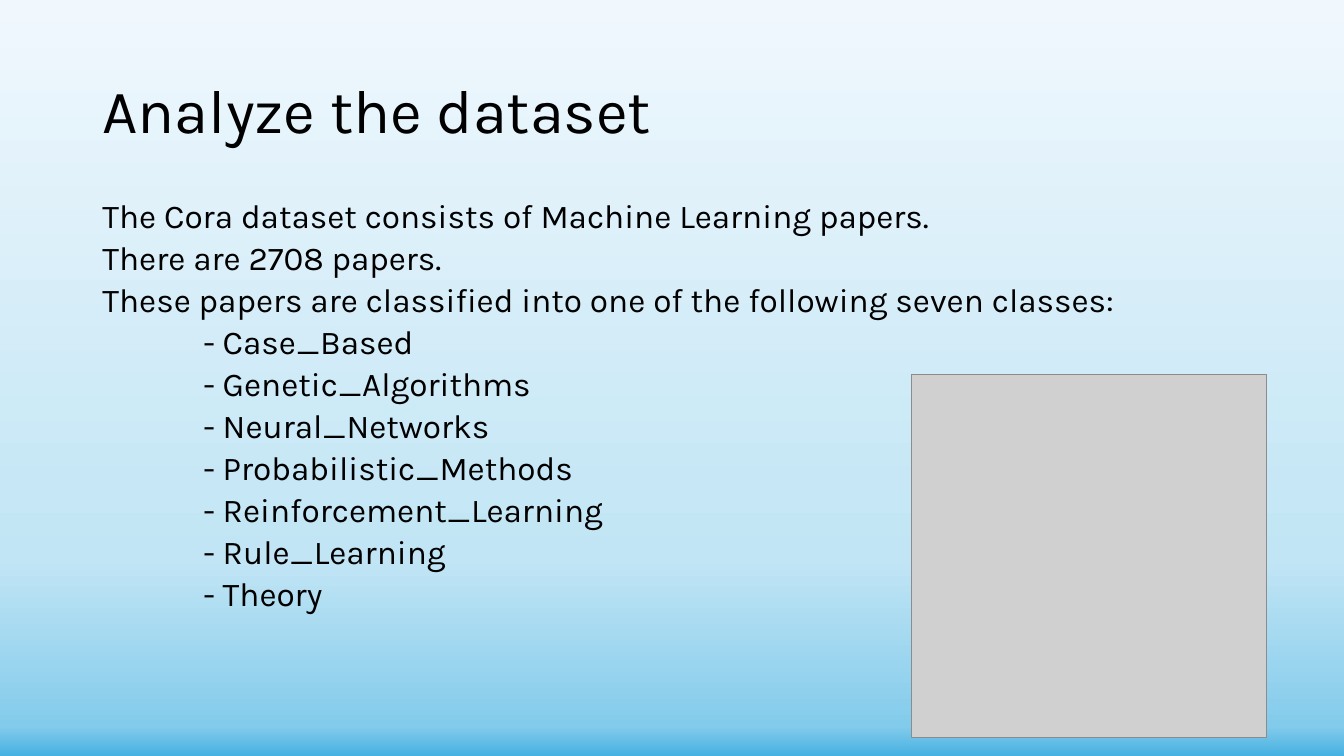
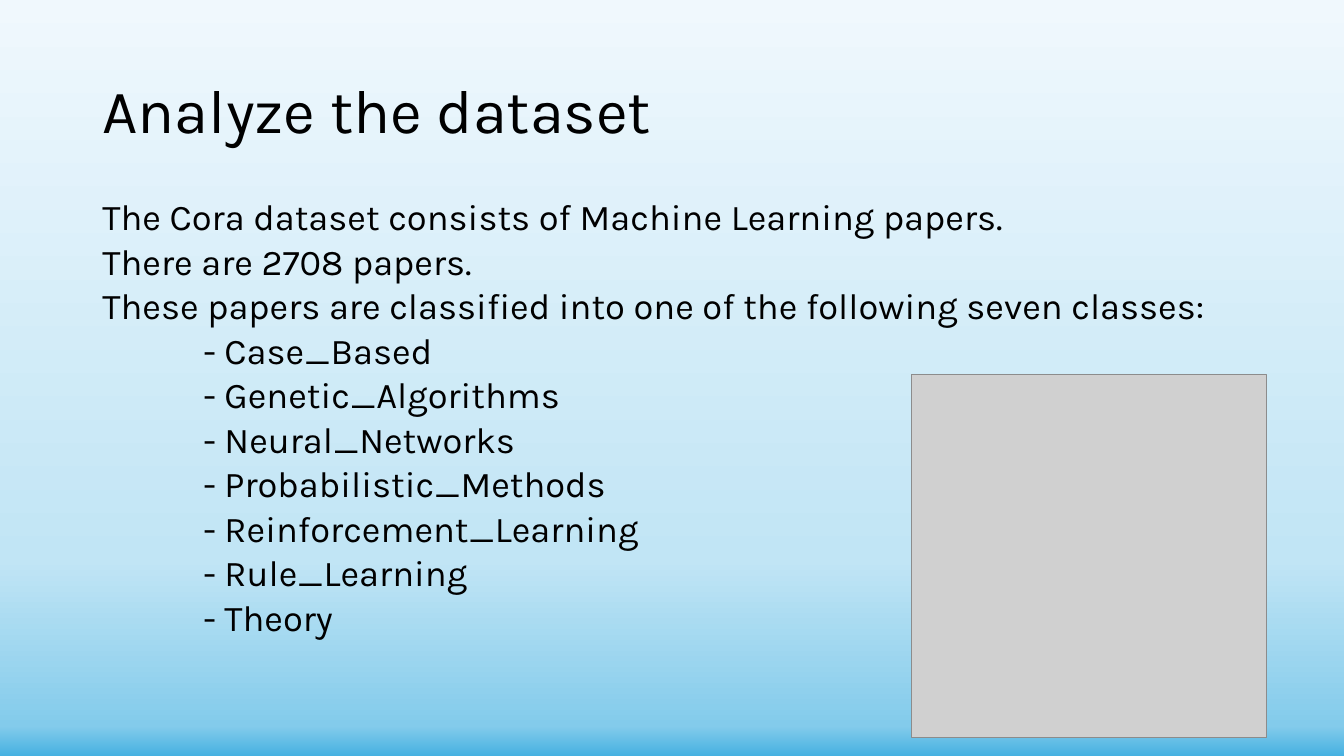
Before and after one commit to shachar700/Graph-Embedding, a slide deck: slide 7 of doc/Graph-Embedding Presentation.pptx. Drawn at 1344x756 pixels with LibreOffice and Linux fonts; fonts in the diff are those of the drawing; grey boxes stand for pictures. Boxes give left, top, right and bottom in pixels: in the first picture for what was removed or moved away, otherwise in the second. Text is boxed around its words. In the diff, an @@ line names an element or a change of style, - is before the commit and + after.

```diff
--- a/doc/Graph-Embedding Presentation.pptx
+++ b/doc/Graph-Embedding Presentation.pptx
@@ text "The Cora dataset consists of ..." at (102, 205, 1204, 640): size 23.8 to 25.9 pt @@
```
Also in this commit, not shown: 14 other slides changed, 3 other files.
